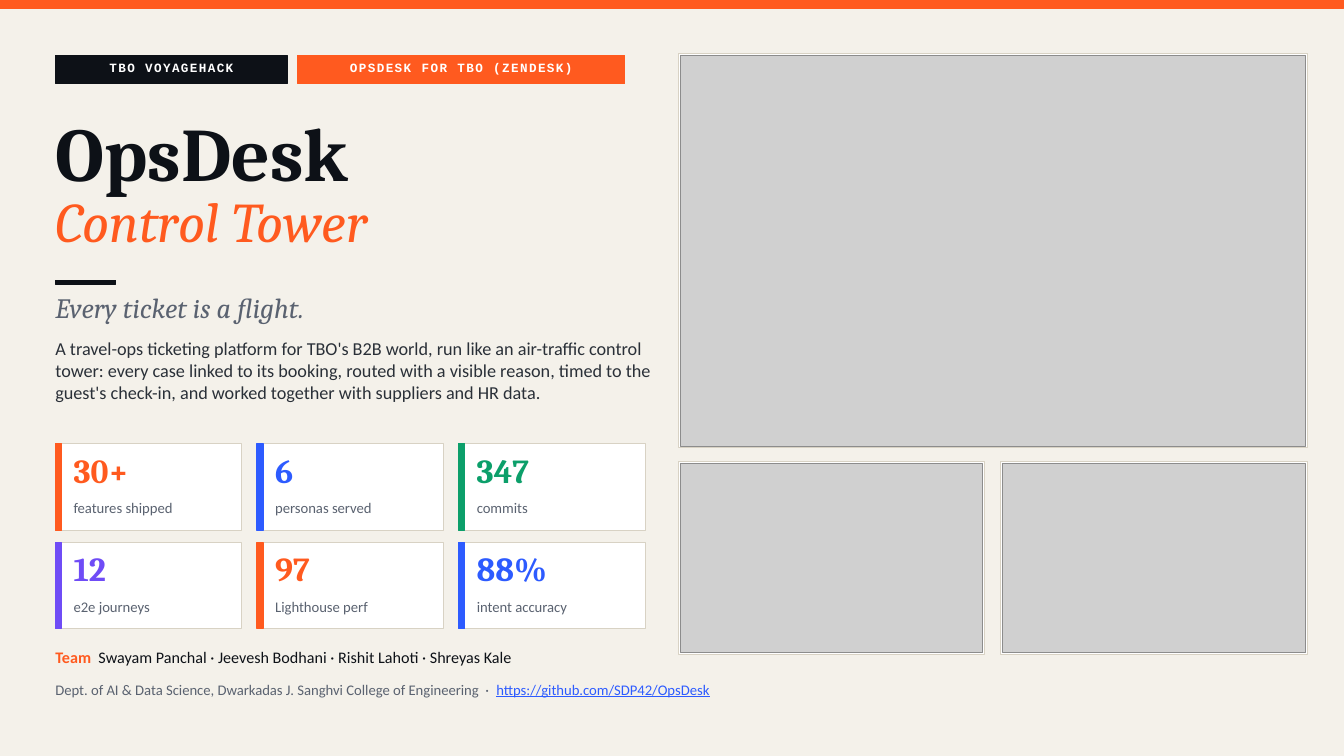
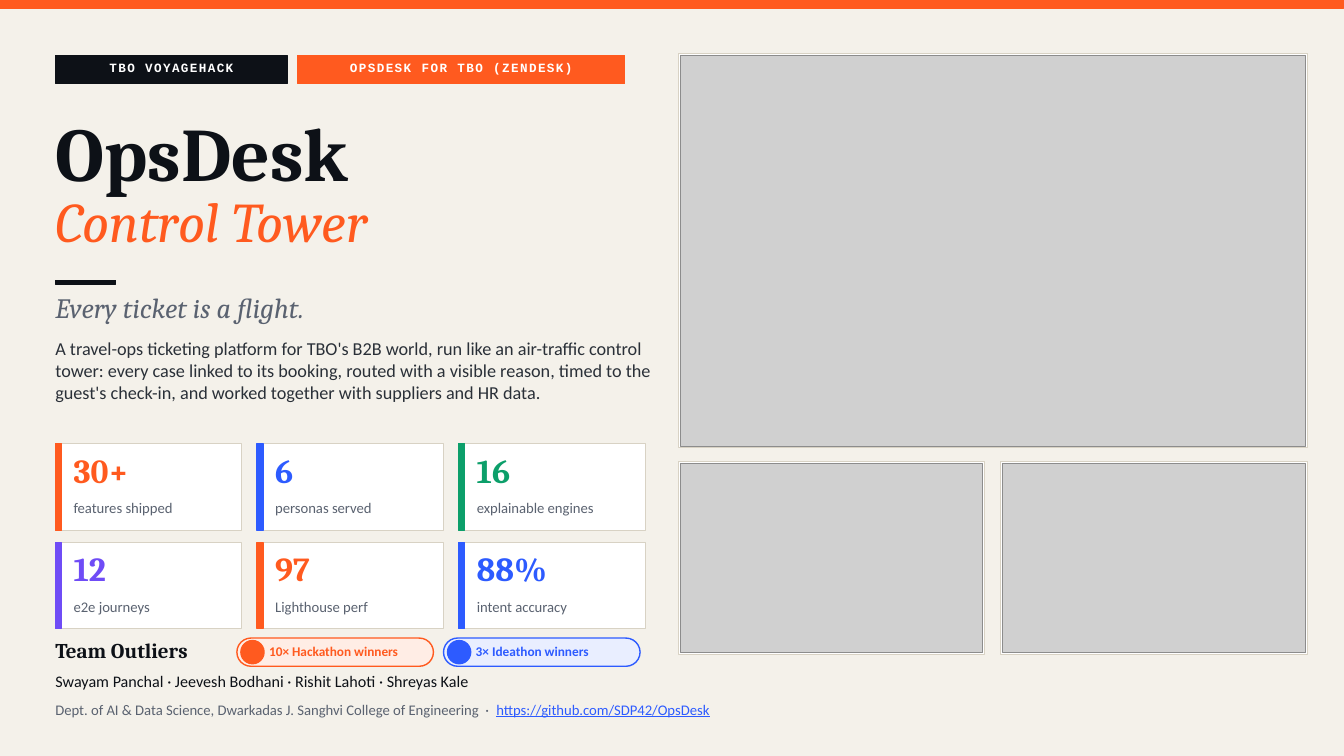
Before and after one commit to SDP42/OpsDesk, a slide deck: slide 1 of docs/presentation/OpsDesk_Idea_Submission.pptx. Drawn at 1344x756 pixels with LibreOffice and Linux fonts; fonts in the diff are those of the drawing; grey boxes stand for pictures; background and template pictures are left out. Boxes give left, top, right and bottom in pixels: in the first picture for what was removed or moved away, otherwise in the second. Text is boxed around its words. In the diff, an @@ line names an element or a change of style, - is before the commit and + after.

```diff
--- a/docs/presentation/OpsDesk_Idea_Submission.pptx
+++ b/docs/presentation/OpsDesk_Idea_Submission.pptx
@@ text at <box>477,460,510,484</box>: text changed @@
-347
+16
@@ text at <box>477,503,594,516</box>: text changed @@
-commits
+explainable engines
@@ text added at <box>55,643,188,659</box>, 15 pt, text #0D1117, bold @@
+Team Outliers
@@ rounded rectangle added at <box>237,638,434,666</box>, fill #FFEDE5, outline #FF5A1F 1 pt @@
@@ ellipse added at <box>241,641,264,664</box>, fill #FF5A1F, outline #FF5A1F 1 pt @@
@@ text added at <box>269,646,398,656</box>, 9.5 pt, text #FF5A1F, bold @@
+10× Hackathon winners
@@ rounded rectangle added at <box>444,638,640,666</box>, fill #E9EEFF, outline #2D5BFF 1 pt @@
@@ ellipse added at <box>448,641,471,664</box>, fill #2D5BFF, outline #2D5BFF 1 pt @@
@@ text added at <box>476,646,589,656</box>, 9.5 pt, text #2D5BFF, bold @@
+3× Ideathon winners
@@ text at <box>55,675,469,690</box>: text changed @@
-Team Swayam Panchal · Jeevesh Bodhani · Rishit Lahoti · Shreyas Kale
+Swayam Panchal · Jeevesh Bodhani · Rishit Lahoti · Shreyas Kale
@@ text "Dept. of AI & Data ...": place and size @@
-text "Dept. of AI & Data ..." at <box>55,684,709,698</box>
+text "Dept. of AI & Data ..." at <box>55,704,709,718</box>
```
Also in this commit, not shown: 2 other slides changed.
